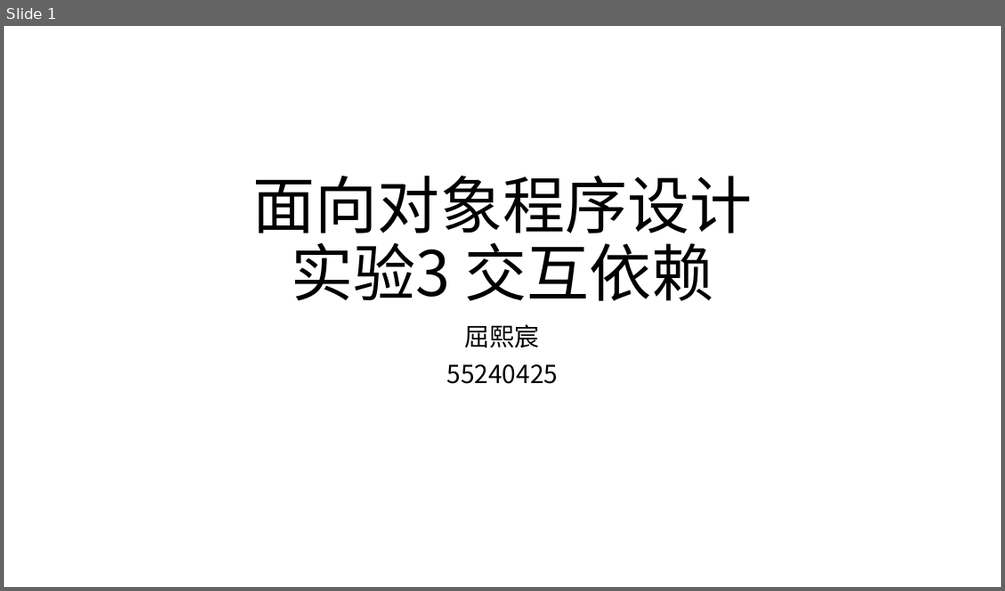
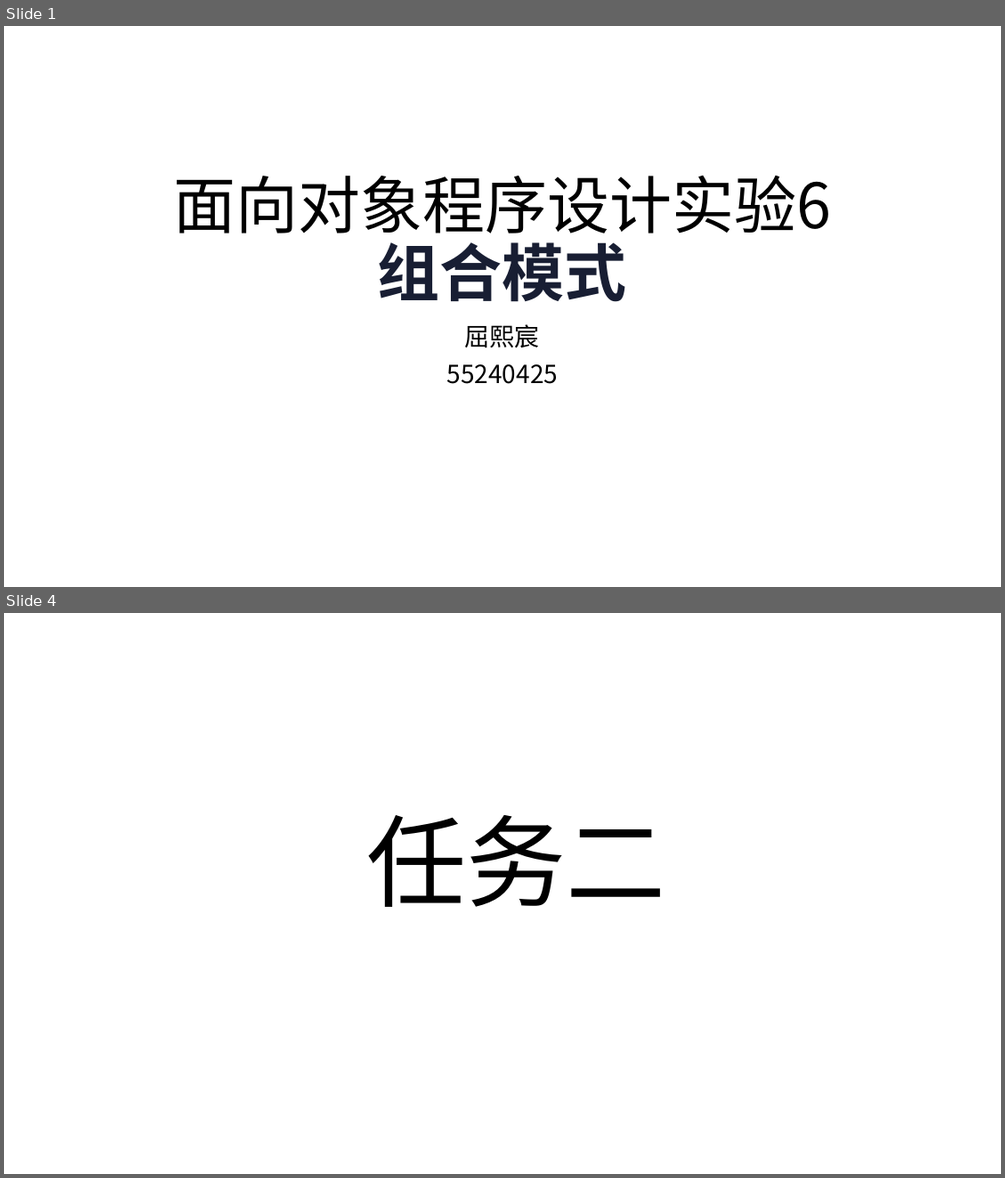
Before and after one commit to AshIgnis/JLU_OOP_Assignments, a slide deck: test03/lib/面向对象程序设计.pptx. Shown one above the other, each under a label of ours: slide 1 before the commit, slides 1 and 4 after it; the slides between them are not shown. The pictures are 1005x591 and 1005x1178 pixels, drawn with LibreOffice and Linux fonts; fonts in the diff are those of the drawing. Boxes give left, top, right and bottom in pixels: in the first picture for what was removed or moved away, otherwise in the second. Text is boxed around its words. In the diff, an @@ line names an element or a change of style, - is before the commit and + after.

```diff
--- a/test03/lib/面向对象程序设计.pptx
+++ b/test03/lib/面向对象程序设计.pptx
@@ slide 4 added at box(4, 613, 1001, 1174), background #FFFFFF @@
@@ text added at box(367, 815, 666, 907), 96 pt, text #000000 @@
+    任务二
@@ slide 1 changed as well @@
@@ title at box(174, 176, 832, 302): text changed @@
-面向对象程序设计
-实验3 交互依赖
+面向对象程序设计实验6
+组合模式
```
Also in this commit, not shown: 3 other slides changed, 8 other slides added, 10 slides removed, 47 other files.
